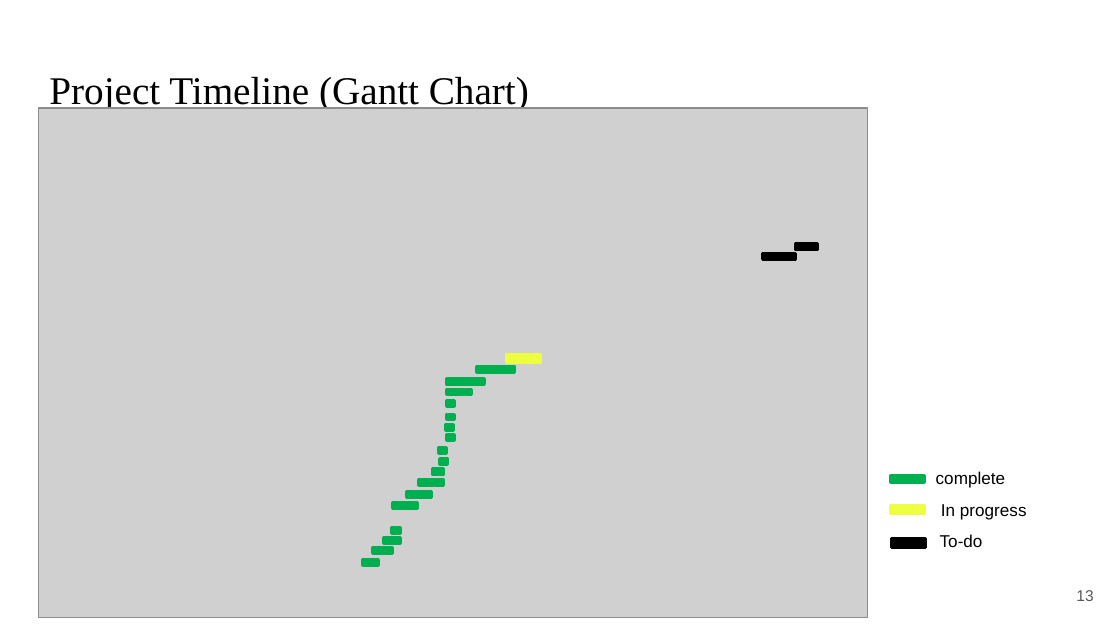
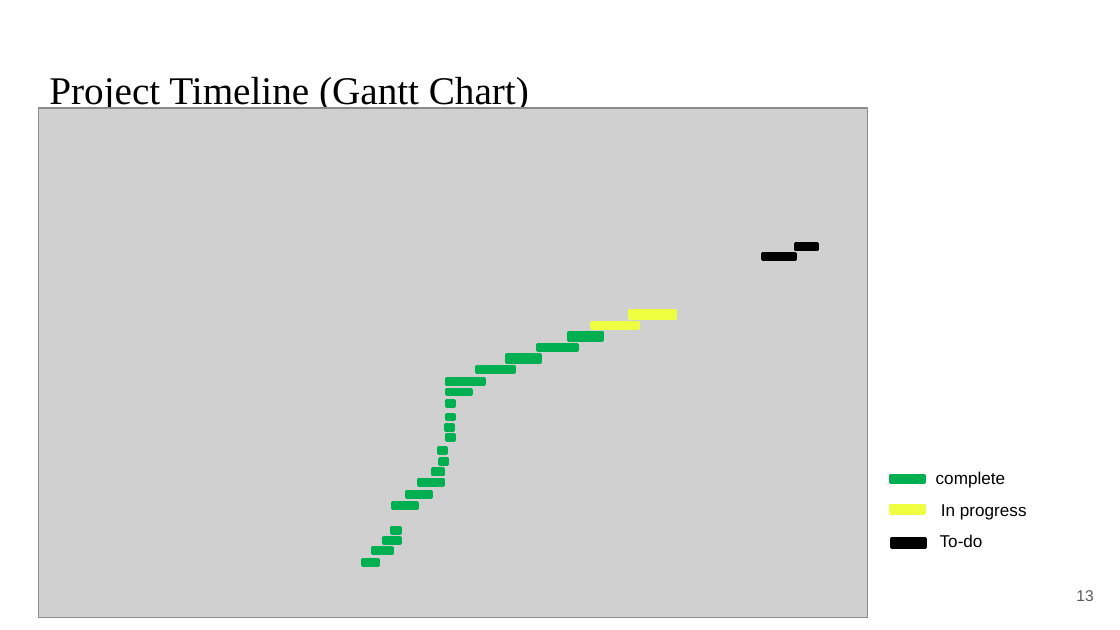
Before and after one commit to Lumineskz/AnonFeedbackWall, a slide deck: slide 13 of Presentations/Proposal Format.pptx. Drawn at 1120x630 pixels with LibreOffice and Linux fonts; fonts in the diff are those of the drawing; grey boxes stand for pictures. Boxes give left, top, right and bottom in pixels: in the first picture for what was removed or moved away, otherwise in the second. Text is boxed around its words. In the diff, an @@ line names an element or a change of style, - is before the commit and + after.

```diff
--- a/Presentations/Proposal Format.pptx
+++ b/Presentations/Proposal Format.pptx
@@ rectangle added at box(592, 323, 638, 328), fill #EEFF41, outline #EEFF41 2 pt @@
@@ rectangle added at box(629, 310, 675, 318), fill #EEFF41, outline #EEFF41 2 pt @@
@@ rectangle at box(506, 355, 541, 363): fill #EEFF41 to #00B050; outline #EEFF41 2 pt to #00B050 2 pt @@
@@ rectangle added at box(538, 345, 578, 351), fill #00B050, outline #00B050 2 pt @@
@@ rectangle added at box(569, 333, 604, 340), fill #00B050, outline #00B050 2 pt @@
```
Also in this commit, not shown: 5 other slides changed, 5 other files.
